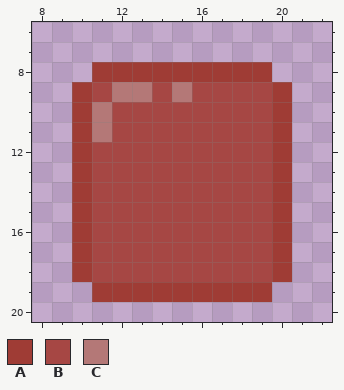
A pixel-art sprite gets an edit: Resources/Textures/Objects/Fun/pai.rsi/syndicate-pai-off-overlay.png. This is how it looked before the edit.
The file is 32x32 pixels. Shown: x 8..22, y 6..20.
Palette (. is transparent): A #9f3c35  B #a64744  C #b47877
Pixels before, first column x 10:
 8 .AAAAAAAAA.
 9 ABCCBCBBBBA
10 ACBBBBBBBBA
11 ACBBBBBBBBA
12 ABBBBBBBBBA
13 ABBBBBBBBBA
14 ABBBBBBBBBA
15 ABBBBBBBBBA
16 ABBBBBBBBBA
17 ABBBBBBBBBA
18 ABBBBBBBBBA
19 .AAAAAAAAA.
And afterwards:
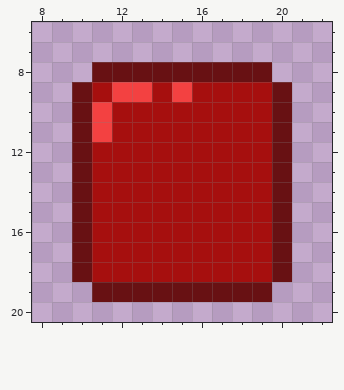
Diff:
{"colour":"A","old":"#9f3c35","new":"#681113"}
{"colour":"B","old":"#a64744","new":"#a60f0e"}
{"colour":"C","old":"#b47877","new":"#f34141"}
{"label":"changed","picture_box":[72,62,292,302]}
